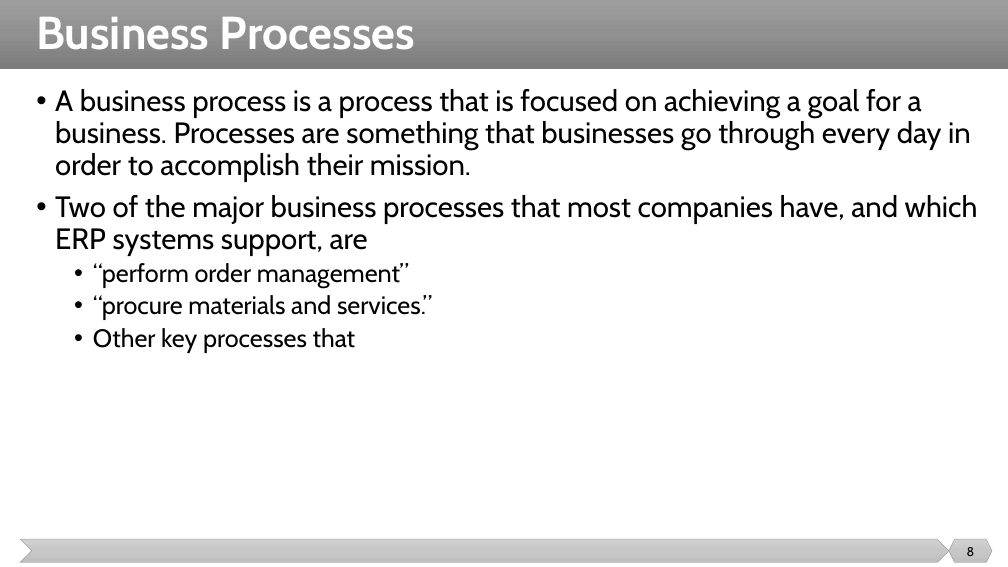
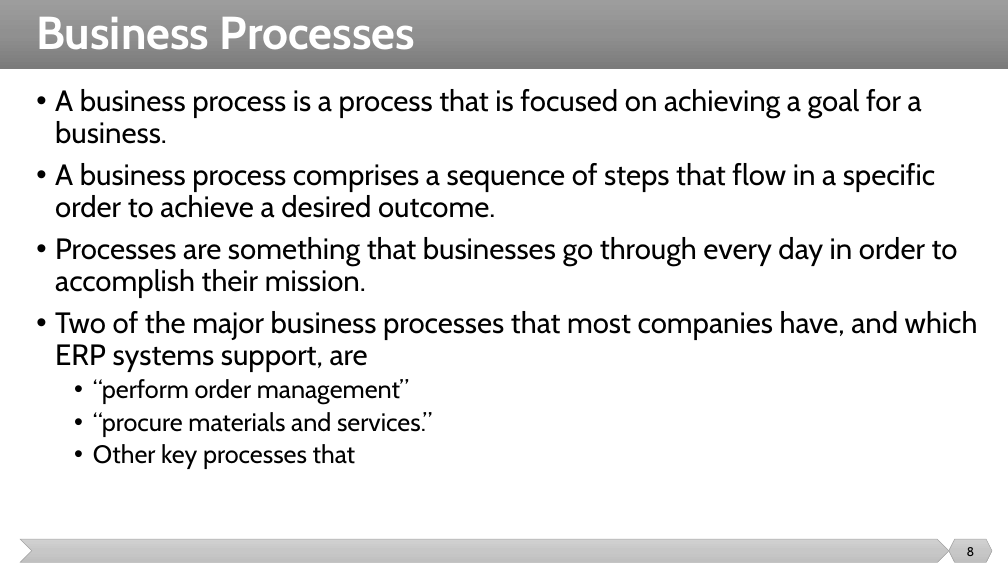
Before and after one commit to malenezi/malenezi, a slide deck: slide 8 of SE495/Lectures/3-ERP/ERP.pptx. Drawn at 1008x567 pixels with LibreOffice and Linux fonts; fonts in the diff are those of the drawing. Boxes give left, top, right and bottom in pixels: in the first picture for what was removed or moved away, otherwise in the second. Text is boxed around its words. In the diff, an @@ line names an element or a change of style, - is before the commit and + after.

```diff
--- a/SE495/Lectures/3-ERP/ERP.pptx
+++ b/SE495/Lectures/3-ERP/ERP.pptx
@@ text at bbox=[55, 89, 958, 298]: text changed @@
-• A business process is a process that is focused on achieving a goal for a business. Processes are something that businesses go through every day in order to accomplish their mission.
+• A business process is a process that is focused on achieving a goal for a business.
+• A business process comprises a sequence of steps that flow in a specific order to achieve a desired outcome.
+• Processes are something that businesses go through every day in order to accomplish their mission.
```
Also in this commit, not shown: 1 other slide changed, 13 slides added, 13 other files.
